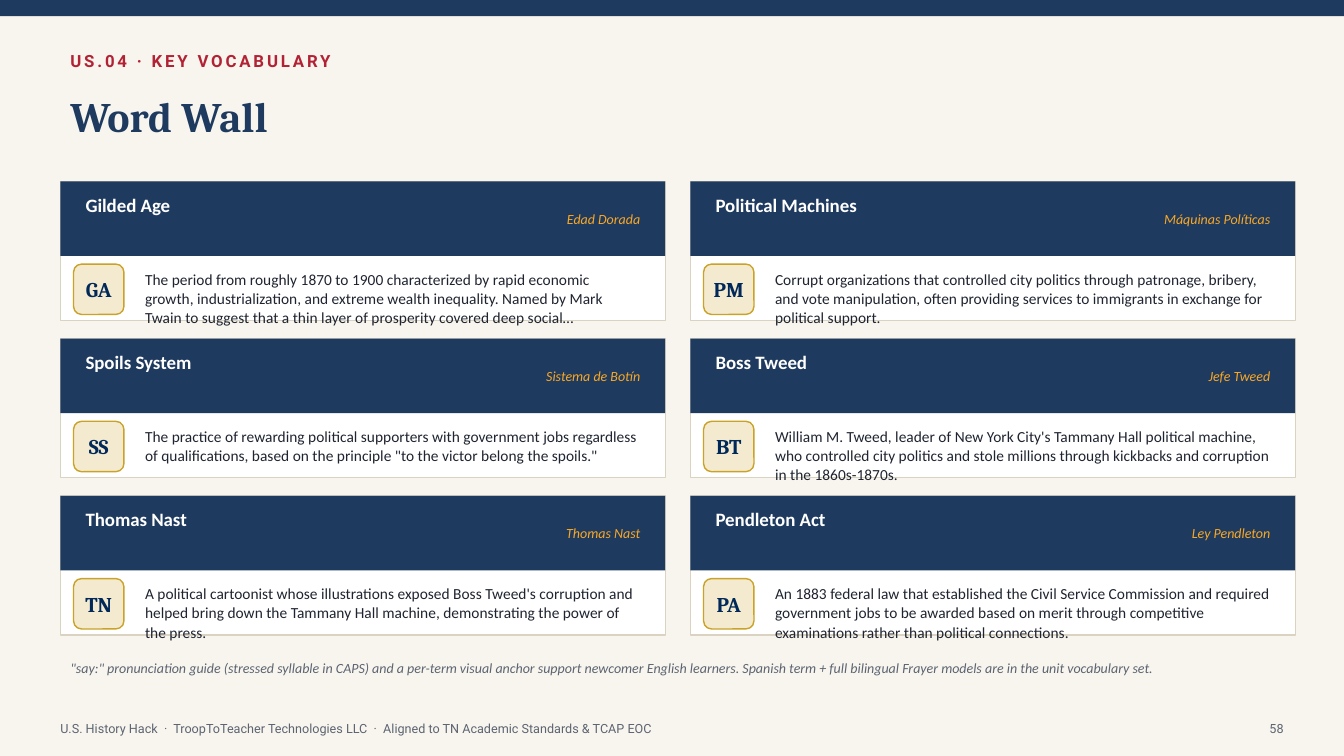
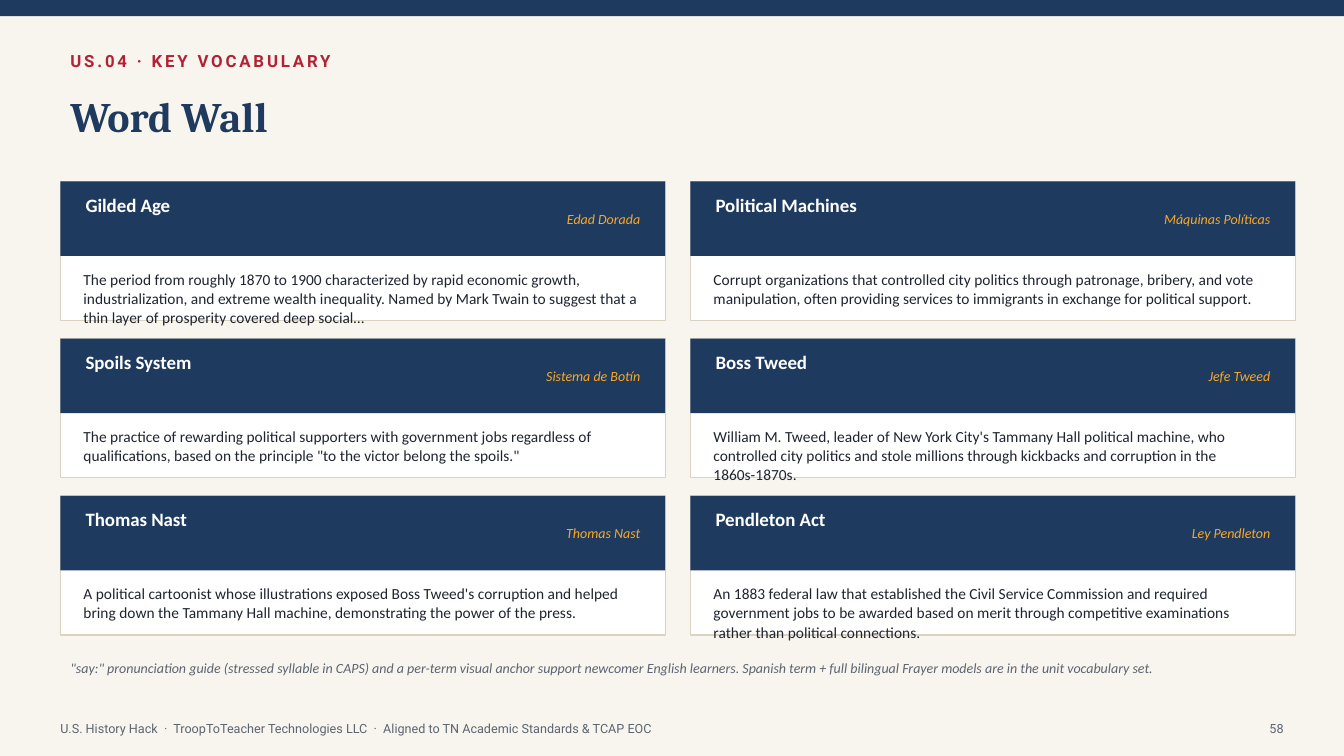
Before and after one commit to Trooptoteacher/trooptoteacher-history, a slide deck: slide 58 of HistoryHack_Platinum/deliverables_unit1/Unit1_Teacher_Deck_America250.pptx. Drawn at 1344x756 pixels with LibreOffice and Linux fonts; fonts in the diff are those of the drawing. Boxes give left, top, right and bottom in pixels: in the first picture for what was removed or moved away, otherwise in the second. Text is boxed around its words. In the diff, an @@ line names an element or a change of style, - is before the commit and + after.

```diff
--- a/HistoryHack_Platinum/deliverables_unit1/Unit1_Teacher_Deck_America250.pptx
+++ b/HistoryHack_Platinum/deliverables_unit1/Unit1_Teacher_Deck_America250.pptx
@@ text "The period from roughly 1870 ..." rewrapped from <box>145,274,603,326</box> to <box>83,274,636,326</box> @@
@@ rounded rectangle removed at <box>74,264,124,315</box> @@
@@ text "Corrupt organizations that controlled city ..." rewrapped from <box>775,274,1262,307</box> to <box>713,274,1254,307</box> @@
@@ rounded rectangle removed at <box>704,264,754,315</box> @@
@@ text removed at <box>86,283,112,298</box> @@
-GA
@@ text removed at <box>714,283,744,297</box> @@
-PM
@@ text "The practice of rewarding political ..." rewrapped from <box>145,431,637,464</box> to <box>83,431,591,464</box> @@
@@ rounded rectangle removed at <box>74,421,124,472</box> @@
@@ text removed at <box>89,440,109,454</box> @@
-SS
@@ text "William M. Tweed, leader of ..." rewrapped from <box>775,431,1269,480</box> to <box>713,431,1225,464</box> @@
@@ rounded rectangle removed at <box>704,421,754,472</box> @@
@@ text removed at <box>716,440,741,454</box> @@
-BT
@@ text "A political cartoonist whose illustrations ..." rewrapped from <box>145,588,633,621</box> to <box>83,588,618,621</box> @@
@@ rounded rectangle removed at <box>74,579,124,629</box> @@
@@ text removed at <box>85,598,112,612</box> @@
-TN
@@ text "An 1883 federal law that ..." rewrapped from <box>775,588,1270,641</box> to <box>713,588,1229,641</box> @@
@@ rounded rectangle removed at <box>704,579,754,629</box> @@
@@ text removed at <box>717,598,741,612</box> @@
-PA
```
Also in this commit, not shown: 6 other slides changed, 1 other file.
